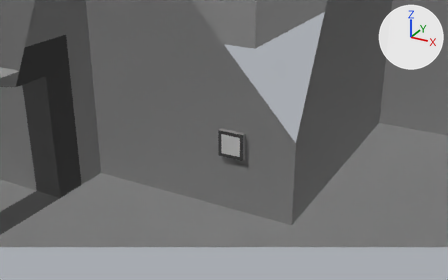
The Blender file Working/Scenes/level1.blend, before and after one commit.
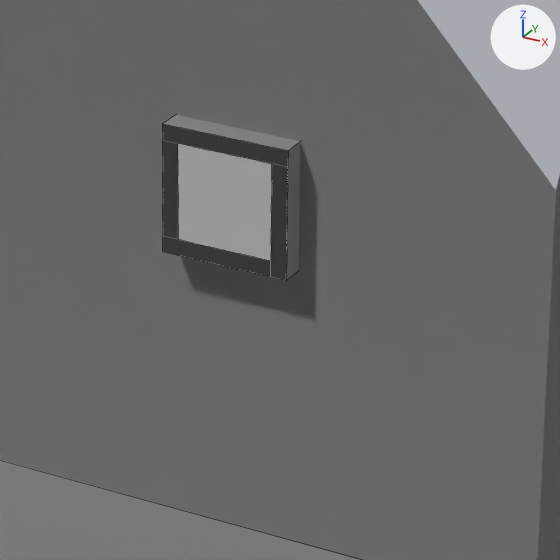
Each version appears first from a camera (50 mm lens) standing at (23.77, -14.56, 9.51) and looking at (15.83, -0.12, 2.29), and next in a close-up on the part from 42% to 66% of the width and 38% to 77% of the height. The axes (+X, +Y, +Z) are drawn at upper right. The lights are the same throughout. The close-ups show mesh edges as thin lines. Everything nearer to the camera than a plane just in front of the edit is cut away.

The scene before the commit, as lines of its bpy script (objects in view):
```python
me_cube_011 = bpy.data.meshes.new('Cube.011')
me_cube_011.from_pydata(...)  # 60 vertices, 10 faces; spans x -0.1..0.1, y -0.4..0.4, z -0.4..0.4
# faces by material slot: [2, 4, 4]
me_cube_011.materials.append(mat_switch_002)  # white #ececec
me_cube_011.materials.append(mat_switch2)  # grey #a7a7a7
me_cube_011.materials.append(mat_dark)  # dark grey #595959
me_plane_006 = bpy.data.meshes.new('Plane.006')
me_plane_006.from_pydata(...)  # 196 vertices, 153 faces; spans x -15.5..15.5, y -7.0..9.0, z -7.5..6.5
# faces by material slot: [124, 22, 7]
me_plane_006.materials.append(mat_stone)  # grey #a0a0a0
me_plane_006.materials.append(mat_dark)  # dark grey #595959
me_plane_006.materials.append(mat_mid)  # dark grey #6d6d6d
ob_cube = bpy.data.objects.new('Cube', me_cube_011)
ob_cube.location = (16.06, -0.053, 2.172)
ob_cube.rotation_euler = (0.0, 0.0, 1.571)  # degrees (0, 0, 90)
ob_plane = bpy.data.objects.new('Plane', me_plane_006)
ob_plane.location = (25.504, 1.998, 7.5)
ob_plane.rotation_euler = (0.0, 0.0, 3.142)  # degrees (0, 0, 180)
```
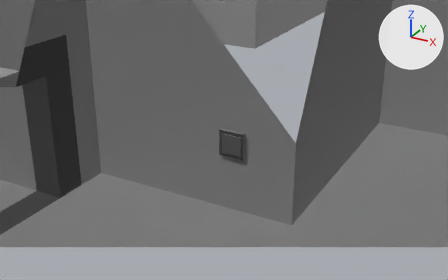
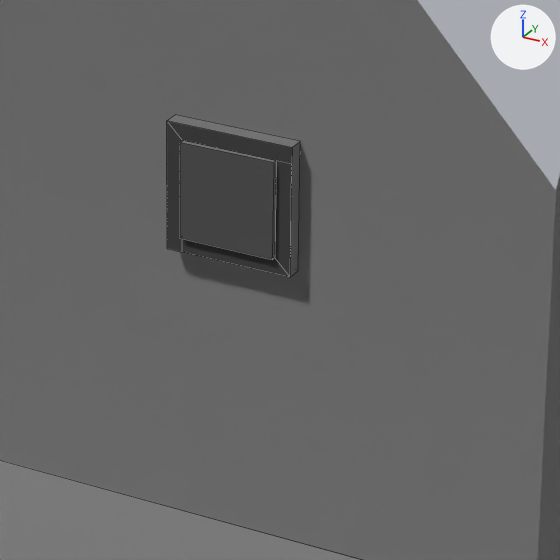
Boxes (x1, y1, x2, y2) around the edits, measured in the close-ups (560 x 560 px):
```json
{"object": "Cube", "change": "reshaped, moved", "before": [162, 115, 300, 280], "after": [167, 115, 300, 277]}
```

The change, as JSON lines over the scene's bpy script:
```json
{"block": "me_cube_011", "where": "# used by ob_cube; location = (16.06, -0.053, 2.172); rotation_euler = (0.0, 0.0, 1.571), in degrees (0, 0, 90)"}
{"op": "remove", "block": "me_cube_011", "code": "me_cube_011.from_pydata(...)  # 60 vertices, 10 faces; spans x -0.1..0.1, y -0.4..0.4, z -0.4..0.4"}
{"op": "remove", "block": "me_cube_011", "code": "me_cube_011.materials.append(mat_switch_002)  # white #ececec"}
{"op": "remove", "block": "me_cube_011", "code": "me_cube_011.materials.append(mat_switch2)  # grey #a7a7a7"}
{"op": "add", "block": "me_cube_011", "code": "me_cube_011.from_pydata(...)  # 18 vertices, 14 faces; spans x -0.046..0.084, y -0.394..0.406, z -0.394..0.406"}
{"block": "me_cube_011", "change": "me_cube_011 part 1: the whole mesh is rebuilt"}
{"op": "add", "block": "me_cube_011", "code": "me_cube_011.materials.append(mat_mid)  # dark grey #6d6d6d"}
{"op": "add", "block": "me_cube_011", "code": "me_cube_011.materials.append(mat_shaded)  # grey #959595"}
{"op": "set", "path": "ob_cube.location", "old": "(16.06, -0.053, 2.172)", "new": "(16.066, -0.088, 2.167)"}
```
